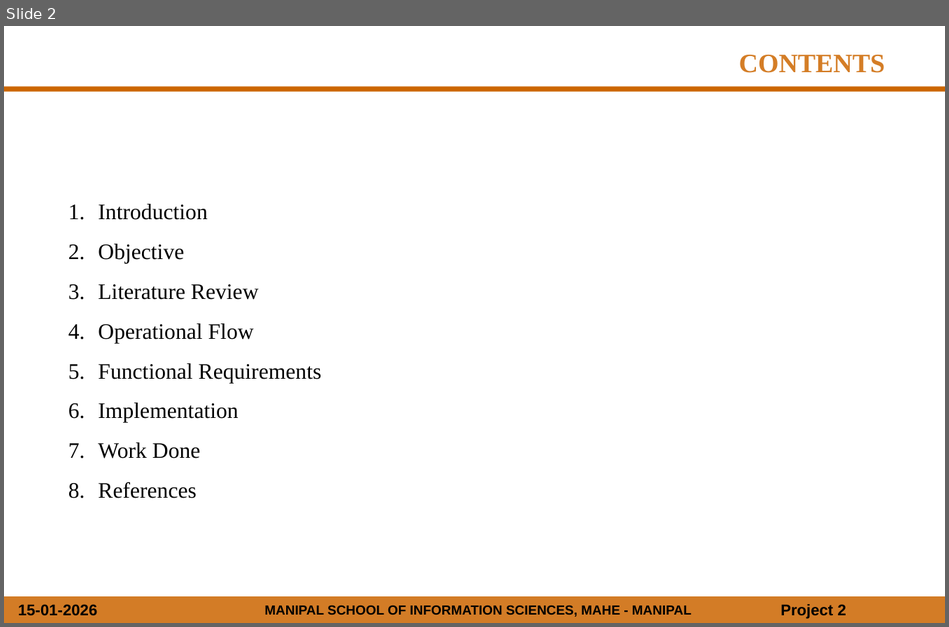
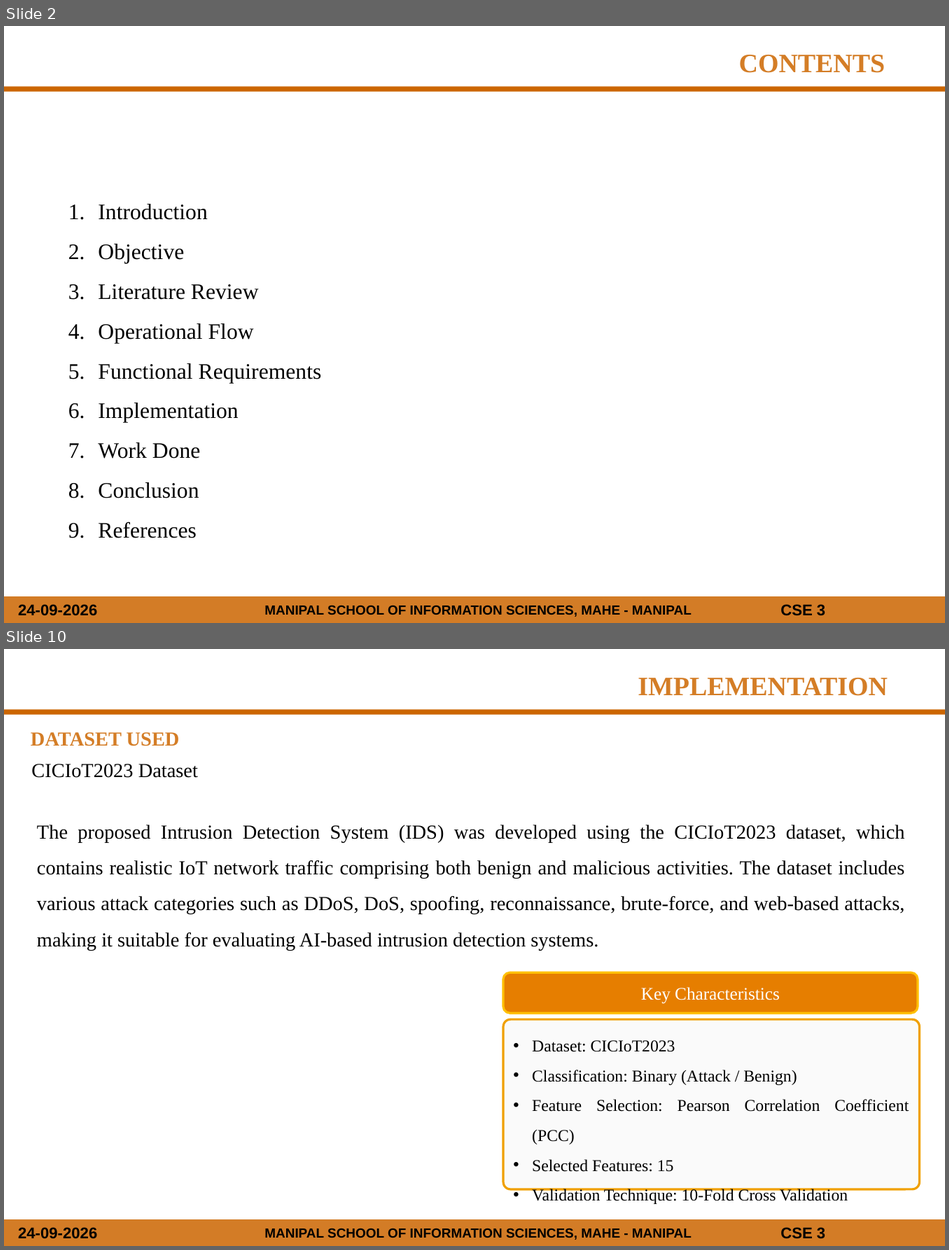
Before and after one commit to NitinKarthik01/AI_IDS, a slide deck: DOCS/Mini_Project_Presentation_Template.pptx. Shown one above the other, each under a label of ours: slide 2 before the commit, slides 2 and 10 after it; the slides between them are not shown. The pictures are 949x627 and 949x1250 pixels, drawn with LibreOffice and Linux fonts; fonts in the diff are those of the drawing; background and template pictures are left out. Boxes give left, top, right and bottom in pixels: in the first picture for what was removed or moved away, otherwise in the second. Text is boxed around its words. In the diff, an @@ line names an element or a change of style, - is before the commit and + after.

```diff
--- a/DOCS/Mini_Project_Presentation_Template.pptx
+++ b/DOCS/Mini_Project_Presentation_Template.pptx
@@ slide 10 added at bbox=[4, 649, 945, 1246], background #FFFFFF; not listed: 5 template elements that a slide beside it also shows @@
@@ text added at bbox=[638, 678, 887, 696], 24 pt, text #D47D26, bold @@
+IMPLEMENTATION
@@ text added at bbox=[31, 732, 180, 746], 18 pt, text #D47D26, bold @@
+DATASET USED
@@ text added at bbox=[31, 764, 198, 778], 18 pt, text #000000 @@
+CICIoT2023 Dataset
@@ text added at bbox=[37, 825, 905, 950], 18 pt, text #000000 @@
+The proposed Intrusion Detection System (IDS) was developed using the CICIoT2023 dataset, which contains realistic IoT network traffic comprising both benign and malicious activities. The dataset includes various attack categories such as DDoS, DoS, spoofing, reconnaissance, brute-force, and web-based attacks, making it suitable for evaluating AI-based intrusion detection systems.
@@ rounded rectangle added at bbox=[504, 972, 917, 1013], fill #E67E00, outline #FFC000 2 pt @@
@@ text added at bbox=[641, 987, 780, 1004], 16 pt, text #FFFFFF @@
+Key Characteristics
@@ rounded rectangle added at bbox=[504, 1019, 920, 1190], fill #FAFAFA, outline #F0A000 2 pt, 15 pt, text #000000 @@
+• Dataset: CICIoT2023
+• Classification: Binary (Attack / Benign)
+• Feature Selection: Pearson Correlation Coefficient (PCC)
+• Selected Features: 15
+• Validation Technique: 10-Fold Cross Validation
@@ slide 2 changed as well @@
@@ text at bbox=[98, 482, 199, 498]: paragraph added @@
+8. Conclusion
@@ text at bbox=[18, 604, 97, 616]: text changed @@
-15-01-2026
+24-09-2026
@@ text at bbox=[780, 604, 825, 616]: text changed @@
-Project 2
+CSE 3
```
Also in this commit, not shown: 5 other slides changed, 15 other slides added, 5 slides removed, 1 other file.
